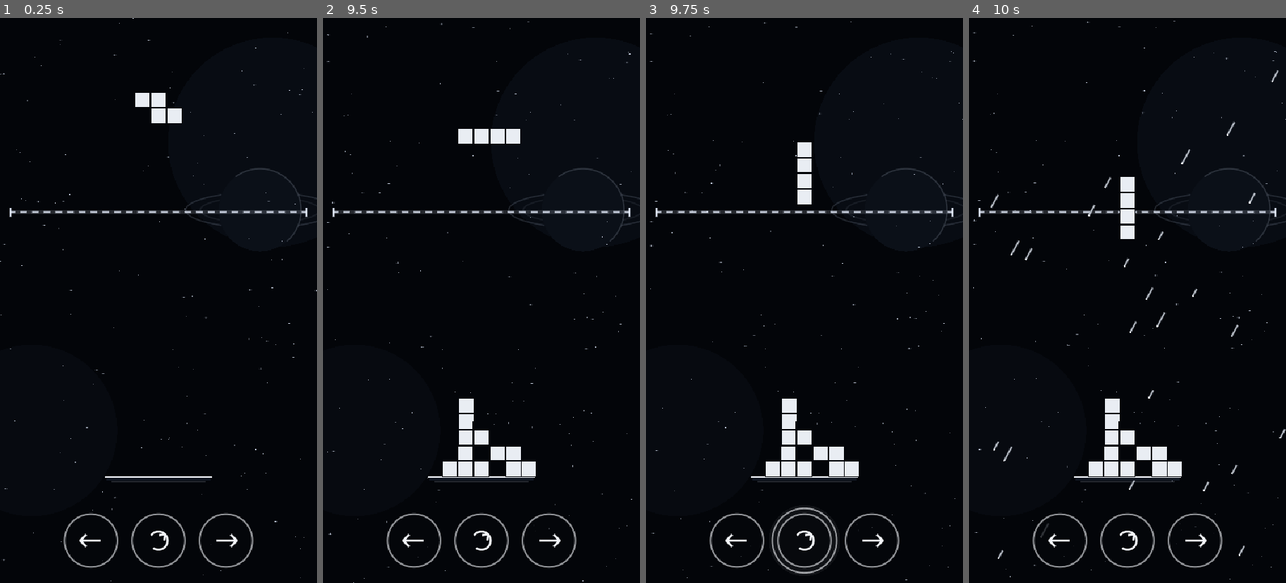
Above: before the commit, frames 1-4 (left to right).
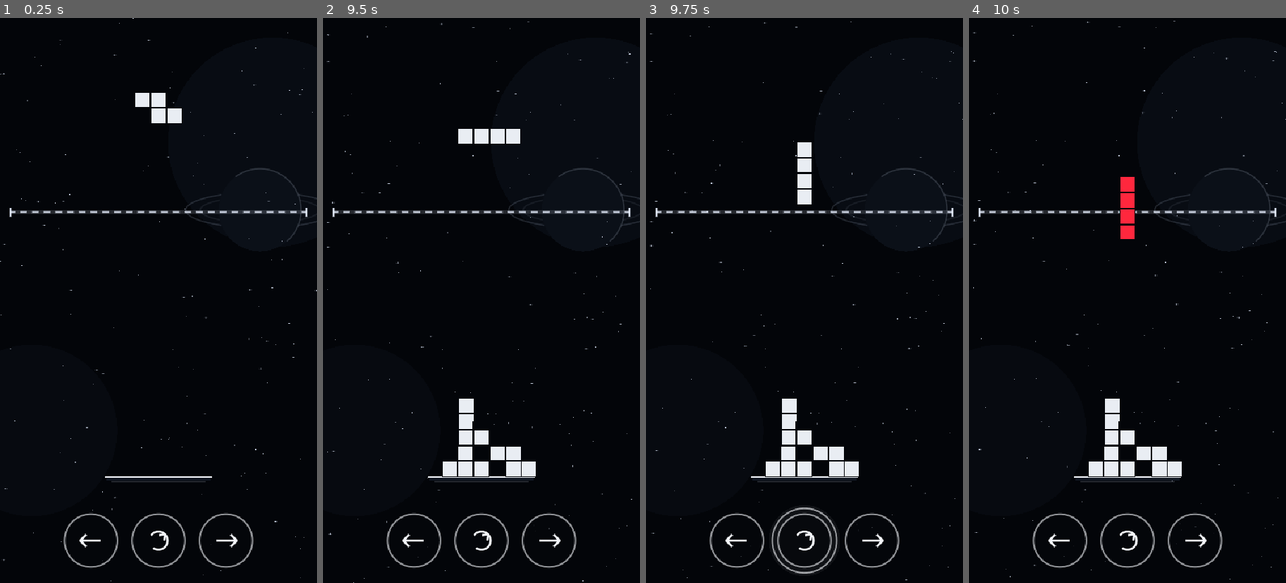
Above: after the commit, the same moments.

Repository: MrGardin/Tetris
Game: Godot game, scene res://Main.tscn
The game is run twice, just before and just after one commit, with the same random seed, the same clock (stepped at 60 frames per second) and the same inputs.
Inputs (mouse positions are in pixels of both pictures, inside the frame that each line leads up to):
- Up to frame 1 (0.25 s): no input
- Up to frame 2 (9.5 s): tap Enter at 0.5 s; move the mouse to (551, 272) at 0.52 s; hold D 0.53-1.25 s; click (551, 272) at 0.67 s; drag from (418, 328) to (465, 413) at 1.27 s; move the mouse to (513, 176) at 2.02 s; hold D 2.03-2.75 s; drag from (465, 413) to (386, 215) at 2.77 s; move the mouse to (576, 385) at 3.52 s; hold A 3.53-4.25 s; drag from (386, 215) to (433, 159) at 4.27 s; move the mouse to (497, 300) at 5.02 s; hold A 5.03-5.75 s; click (497, 300) at 5.17 s; drag from (433, 159) to (418, 328) at 5.77 s; move the mouse to (551, 272) at 6.52 s; hold W 6.53-7.25 s; drag from (418, 328) to (465, 413) at 7.27 s; move the mouse to (513, 176) at 8.02 s; hold A 8.03-8.75 s; drag from (465, 413) to (386, 215) at 8.77 s
- Up to frame 3 (9.75 s): move the mouse to (899, 385) at 9.52 s; hold W from 9.53 s (still down); click (899, 385) at 9.67 s
- Up to frame 4 (10 s): keep holding W

Frames 1-3 are identical in both runs. In frame 4, 0.9% of the frame differs, in the area x 6-100%, y 9-96%.

Commit message:
Второй ивент

Diff:
--- a/Main.gd
+++ b/Main.gd
@@ -1,6 +1,6 @@
 extends Node2D
 ## Godot 4.5.x. Game-level input, camera, platform physics and victory countdown.
-## Child nodes: Visual (scene graphics), Blocks (block simulation), Events (timed events).
+## Child nodes: Visual, Blocks and Events.
 
 const PLATFORM_Y := 300.0
 const TARGET_Y := PLATFORM_Y - 450.0
@@ -35,6 +35,9 @@
 	blocks.connect("block_result", _on_block_result)
 	events.connect("meteor_event_started", _on_meteor_event_started)
 	events.connect("meteor_event_ended", _on_meteor_event_ended)
+	events.connect("purge_event_started", _on_purge_event_started)
+	events.connect("purge_event_execute", _on_purge_event_execute)
+	events.connect("purge_event_ended", _on_purge_event_ended)
 
 	var layer := CanvasLayer.new()
 	add_child(layer)
@@ -75,6 +78,16 @@
 func _on_meteor_event_ended() -> void:
 	blocks.call("set_wind_direction", 0)
 	visual.call("set_meteor_event", false, 0)
+
+func _on_purge_event_started(warning_duration: float) -> void:
+	blocks.call("begin_purge_warning", 1, warning_duration)
+	visual.call("set_purge_event", true)
+
+func _on_purge_event_execute() -> void:
+	blocks.call("execute_purge")
+
+func _on_purge_event_ended() -> void:
+	visual.call("set_purge_event", false)
 
 func _input(e: InputEvent) -> void:
 	if won:
@@ -166,13 +179,12 @@
 		feedback_time -= dt
 		if feedback_time <= 0.0:
 			sheet.set_selected(-1)
-
 	var top: float = float(blocks.call("top_y", PLATFORM_Y))
 	if won:
 		blocks.call("set_spawning_enabled", false)
 	elif top <= TARGET_Y:
 		if countdown < 0.0:
-			countdown = 3.0
+			countdown = 5.0
 		countdown = maxf(0.0, countdown - dt)
 		blocks.call("set_spawning_enabled", false)
 		if countdown <= 0.0:
@@ -182,7 +194,6 @@
 	else:
 		countdown = -1.0
 		blocks.call("set_spawning_enabled", true)
-
 	var target_camera_y := minf(camera.position.y, top + screen_size.y * 0.18)
 	camera.position.y = lerpf(camera.position.y, target_camera_y, minf(1.0, dt * 3.0))
 	blocks.call("set_camera_y", camera.position.y)
--- a/blocks.gd
+++ b/blocks.gd
@@ -1,14 +1,11 @@
 extends Node2D
-## Owns block spawning, physics, commands, and block appearance.
-## Tile centers use integer CELL coordinates; physics placement remains continuous.
+## Block spawning, physics, commands, visuals, wind and meteor-event purge.
 
 const CELL := 27.0
-const TILE_INSET := 1.35
-const TILE_BORDER := TILE_INSET
+const TILE_BORDER := 1.35
 const TILE_SIZE := CELL
-# Tune this value to change how strongly the meteor-shower gust pushes blocks.
-const WIND_ACCELERATION := 50.0 # world pixels/s^2
-
+const WIND_ACCELERATION := 50.0
+const PURGE_FADE_TIME := 0.42
 const SHAPES := [
 	[Vector2(-1, 0), Vector2(0, 0), Vector2(1, 0), Vector2(2, 0)],
 	[Vector2(0, 0), Vector2(1, 0), Vector2(0, 1), Vector2(1, 1)],
@@ -26,15 +23,25 @@
 	var x_limit := 270.0
 	var commands: Array[int] = []
 	var box := RectangleShape2D.new()
+	var purge_marked := false
+	var purge_committed := false
+	var purge_clock := 0.0
+	var purge_warning_duration := 2.2
 
 	func command(action: int) -> void:
-		if controlled:
+		if controlled and not purge_committed:
 			commands.append(action)
 			sleeping = false
 
 	func release_control() -> void:
 		controlled = false
 		commands.clear()
+
+	func mark_for_purge(warning_duration: float) -> void:
+		purge_marked = true
+		purge_clock = 0.0
+		purge_warning_duration = warning_duration
+		queue_redraw()
 
 	func fits_width(t: Transform2D) -> bool:
 		var radius := TILE_SIZE * 0.5 * (absf(t.x.x) + absf(t.y.x))
@@ -43,8 +50,13 @@
 				return false
 		return true
 
+	func _process(delta: float) -> void:
+		if purge_marked and not purge_committed:
+			purge_clock += delta
+			queue_redraw()
+
 	func _integrate_forces(state: PhysicsDirectBodyState2D) -> void:
-		if not controlled or commands.is_empty():
+		if not controlled or purge_committed or commands.is_empty():
 			return
 		var cmd: int = commands.pop_front()
 		var t := state.transform
@@ -78,15 +90,19 @@
 
 	func _draw() -> void:
 		var half := CELL * 0.5
+		var flash := purge_marked and not purge_committed and fposmod(purge_clock, 0.32) < 0.16
 		for cell: Vector2 in cells:
 			var center := cell * CELL
 			var outer := Rect2(center - Vector2.ONE * half, Vector2.ONE * TILE_SIZE)
 			var inner := outer.grow(-TILE_BORDER)
 			draw_rect(outer, Color("#05070b"))
-			draw_rect(inner, Color("#e9edf3"))
+			draw_rect(inner, Color("#ff273d") if flash else Color("#e9edf3"))
+			if purge_marked and not purge_committed:
+				draw_arc(center, CELL * 0.37, 0.0, TAU, 24, Color(1.0, 0.16, 0.25, 0.9 if flash else 0.36), 1.2, true)
 
 var active: Piece
 var pieces: Array[Piece] = []
+var purge_targets: Array[Piece] = []
 var viewport_size := Vector2(540.0, 960.0)
 var camera_y := 0.0
 var contact_time := 0.0
@@ -131,12 +147,48 @@
 func top_y(fallback_y: float) -> float:
 	var top := fallback_y
 	for body in pieces:
-		if body.controlled:
+		if body.controlled or body.purge_committed:
 			continue
 		var extent := TILE_SIZE * 0.5 * (absf(cos(body.rotation)) + absf(sin(body.rotation)))
 		for cell: Vector2 in body.cells:
 			top = minf(top, (body.transform * (cell * CELL)).y - extent)
 	return top
+
+func begin_purge_warning(count: int, warning_duration: float) -> void:
+	purge_targets.clear()
+	var eligible: Array[Piece] = []
+	for body in pieces:
+		if is_instance_valid(body) and not body.purge_committed:
+			eligible.append(body)
+	eligible.shuffle()
+	var amount := mini(count, eligible.size())
+	for i in amount:
+		var body := eligible[i]
+		body.mark_for_purge(warning_duration)
+		purge_targets.append(body)
+
+func execute_purge() -> void:
+	for body in purge_targets:
+		if not is_instance_valid(body):
+			continue
+		body.purge_committed = true
+		body.commands.clear()
+		body.freeze = true
+		body.set_collision_layer_value(1, false)
+		body.set_collision_mask_value(1, false)
+		for child in body.get_children():
+			if child is CollisionShape2D:
+				child.set_deferred("disabled", true)
+		if body == active:
+			active = null
+			spawn_wait = 0.0
+		pieces.erase(body)
+		var tween := create_tween()
+		tween.set_parallel(true)
+		tween.tween_property(body, "scale", body.scale * 0.18, PURGE_FADE_TIME).set_trans(Tween.TRANS_BACK).set_ease(Tween.EASE_IN)
+		tween.tween_property(body, "modulate", Color(1.0, 0.12, 0.22, 0.0), PURGE_FADE_TIME)
+		tween.chain().tween_callback(body.queue_free)
+	purge_targets.clear()
 
 func _spawn() -> void:
 	var shape_index := randi_range(0, SHAPES.size() - 1)
@@ -180,12 +232,8 @@
 				spawn_wait = 0.35
 			pieces.remove_at(i)
 			body.queue_free()
-
-		# Constant low acceleration affects every existing block, active or settled.
-		# Change WIND_ACCELERATION above to tune the strength of the gust.
 		if wind_direction != 0 and is_instance_valid(body):
 			body.apply_central_force(Vector2(wind_direction * WIND_ACCELERATION * body.mass, 0.0))
-
 	if is_instance_valid(active):
 		contact_time = contact_time + dt if active.get_contact_count() > 0 else 0.0
 		if contact_time >= 0.24:
--- a/event.gd
+++ b/event.gd
@@ -1,33 +1,68 @@
 extends Node2D
-## Repeating event manager.
-## Cycle: 10 seconds calm, then 10 seconds of meteor shower, repeating indefinitely.
+## Random event manager. Add as child node "Events" under Main.
+## Every round has 10 calm seconds, then one equally likely implemented event.
+## To add an event: add an ID to the enum/pool and handle its signals below.
+
+enum EventType { METEOR_SHOWER, PLANET_PURGE }
 
 const CALM_DURATION := 10.0
-const EVENT_DURATION := 10.0
+const METEOR_DURATION := 10.0
+const PURGE_WARNING_DURATION := 2.2
+const PURGE_FADE_DURATION := 0.45
 
-signal meteor_event_started(direction: int) # -1 = left, +1 = right
+signal meteor_event_started(direction: int) # -1 left, +1 right
 signal meteor_event_ended
+signal purge_event_started(warning_duration: float)
+signal purge_event_execute
+signal purge_event_ended
 
-var cycle_time := 0.0
-var active := false
+var calm_timer := 0.0
+var event_timer := 0.0
+var active_event := -1
 var stopped := false
 
 func _process(delta: float) -> void:
 	if stopped:
 		return
-	cycle_time += delta
-	var cycle_length := CALM_DURATION + EVENT_DURATION
-	var phase := fposmod(cycle_time, cycle_length)
-	var should_be_active := phase >= CALM_DURATION
-	if should_be_active and not active:
-		active = true
-		meteor_event_started.emit(-1 if randi_range(0, 1) == 0 else 1)
-	elif not should_be_active and active:
-		active = false
-		meteor_event_ended.emit()
+	if active_event == -1:
+		calm_timer += delta
+		if calm_timer >= CALM_DURATION:
+			calm_timer -= CALM_DURATION
+			_start_random_event()
+		return
+
+	event_timer += delta
+	match active_event:
+		EventType.METEOR_SHOWER:
+			if event_timer >= METEOR_DURATION:
+				_end_active_event()
+		EventType.PLANET_PURGE:
+			if event_timer >= PURGE_WARNING_DURATION and event_timer - delta < PURGE_WARNING_DURATION:
+				purge_event_execute.emit()
+			if event_timer >= PURGE_WARNING_DURATION + PURGE_FADE_DURATION:
+				_end_active_event()
+
+func _start_random_event() -> void:
+	# All available event types have the same chance; add future events to this pool.
+	var choices: Array[int] = [EventType.METEOR_SHOWER, EventType.PLANET_PURGE]
+	active_event = choices[randi_range(0, choices.size() - 1)]
+	event_timer = 0.0
+	match active_event:
+		EventType.METEOR_SHOWER:
+			meteor_event_started.emit(-1 if randi_range(0, 1) == 0 else 1)
+		EventType.PLANET_PURGE:
+			purge_event_started.emit(PURGE_WARNING_DURATION)
+
+func _end_active_event() -> void:
+	match active_event:
+		EventType.METEOR_SHOWER:
+			meteor_event_ended.emit()
+		EventType.PLANET_PURGE:
+			purge_event_ended.emit()
+	active_event = -1
+	event_timer = 0.0
 
 func stop_events() -> void:
 	stopped = true
-	if active:
-		active = false
-		meteor_event_ended.emit()
+	if active_event != -1:
+		_end_active_event()
--- a/visual.gd
+++ b/visual.gd
@@ -1,5 +1,5 @@
 extends Node2D
-## Scene visuals: space, stars, planet, platform, target line, timer and meteor shower.
+## Scene visuals: space, stars, planet, platform, target line, timer and event effects.
 
 const SPACE := Color("#030509")
 const LINE := Color("#f0f3f8")
@@ -11,12 +11,15 @@
 var platform_y := 300.0
 var target_y := -150.0
 var countdown := -1.0
-var stars: Array[Vector4] = [] # normalized x/y, speed, radius
+var stars: Array[Vector4] = []
 var star_phase := 0.0
 var meteor_event_active := false
 var meteor_direction := 1
 var meteor_elapsed := 0.0
-var meteors: Array[Vector4] = [] # normalized x/y, fall speed, streak length
+var meteors: Array[Vector4] = []
+var purge_alpha := 0.0
+var purge_requested := false
+var purge_clock := 0.0
 
 func _ready() -> void:
 	for i in 190:
@@ -44,10 +47,21 @@
 	meteor_direction = -1 if direction < 0 else 1
 	queue_redraw()
 
+func set_purge_event(enabled: bool) -> void:
+	purge_requested = enabled
+	if enabled:
+		purge_clock = 0.0
+	queue_redraw()
+
 func _process(dt: float) -> void:
 	star_phase += dt
 	if meteor_event_active:
 		meteor_elapsed += dt
+	if purge_requested:
+		purge_clock += dt
+		purge_alpha = minf(1.0, purge_alpha + dt * 2.0)
+	else:
+		purge_alpha = maxf(0.0, purge_alpha - dt * 1.7)
 	queue_redraw()
 
 func _draw() -> void:
@@ -61,6 +75,8 @@
 	_draw_stars(origin)
 	if meteor_event_active:
 		_draw_meteor_shower(origin)
+	if purge_alpha > 0.0:
+		_draw_purge_planet(origin)
 	_draw_target_line()
 	_draw_platform()
 	_draw_countdown()
@@ -77,7 +93,6 @@
 			draw_line(p - Vector2(2.4, 0.0), p + Vector2(2.4, 0.0), Color(0.87, 0.91, 0.98, shimmer * 0.35), 0.65, true)
 
 func _draw_meteor_shower(origin: Vector2) -> void:
-	# These streaks exist only during the event; all positions wrap in screen space.
 	for i in meteors.size():
 		var meteor := meteors[i]
 		var speed: float = meteor.z
@@ -85,11 +100,34 @@
 		var y := fposmod(meteor.y * viewport_size.y + meteor_elapsed * speed, viewport_size.y)
 		var head := origin + Vector2(x, y)
 		var tail := head + Vector2(-meteor_direction * meteor.w * 0.55, -meteor.w)
-		var glow := Color(0.83, 0.89, 0.98, 0.22)
-		var core := Color(0.95, 0.97, 1.0, 0.72)
-		draw_line(tail, head, glow, 3.0, true)
-		draw_line(tail, head, core, 1.0, true)
+		draw_line(tail, head, Color(0.83, 0.89, 0.98, 0.22), 3.0, true)
+		draw_line(tail, head, Color(0.95, 0.97, 1.0, 0.72), 1.0, true)
 		draw_circle(head, 1.4, Color(0.98, 0.99, 1.0, 0.9))
+
+func _draw_purge_planet(origin: Vector2) -> void:
+	# The miniature red occult planet and its orbit animate in, pulse, then fade away.
+	var t := purge_alpha
+	var center := origin + Vector2(viewport_size.x * 0.22, viewport_size.y * 0.30)
+	var appear := minf(1.0, t * 2.4)
+	var pulse := 0.82 + 0.18 * sin(purge_clock * 7.0)
+	var radius := viewport_size.x * 0.052 * appear
+	var red := Color(0.92, 0.10, 0.20, 0.72 * t * pulse)
+	var dim_red := Color(0.82, 0.08, 0.18, 0.30 * t)
+	# Broken orbit rings and a lightly glowing planetary disk.
+	_draw_ellipse(center, Vector2(radius * 2.35, radius * 0.63), dim_red, 1.2)
+	_draw_ellipse(center, Vector2(radius * 1.78, radius * 0.46), red, 0.85)
+	draw_circle(center, radius, Color(0.11, 0.025, 0.045, 0.95 * t))
+	draw_arc(center, radius, -2.6, 0.75, 40, red, 1.4, true)
+	# Three rotating sigils/orbit points.
+	for i in 3:
+		var angle := purge_clock * 1.2 + TAU * float(i) / 3.0
+		var point := center + Vector2(cos(angle) * radius * 1.58, sin(angle) * radius * 0.56)
+		draw_circle(point, 1.8 * appear, Color(1.0, 0.28, 0.35, 0.88 * t))
+	# Short rays radiate softly during the warning, without adding text.
+	for i in 8:
+		var angle := TAU * float(i) / 8.0 + purge_clock * 0.18
+		var direction := Vector2(cos(angle), sin(angle))
+		draw_line(center + direction * radius * 1.9, center + direction * radius * (2.3 + 0.15 * sin(purge_clock * 3.0 + float(i))), Color(0.9, 0.14, 0.23, 0.24 * t), 0.8, true)
 
 func _draw_distant_world(origin: Vector2) -> void:
 	var center := origin + Vector2(viewport_size.x * 0.82, viewport_size.y * 0.34)
